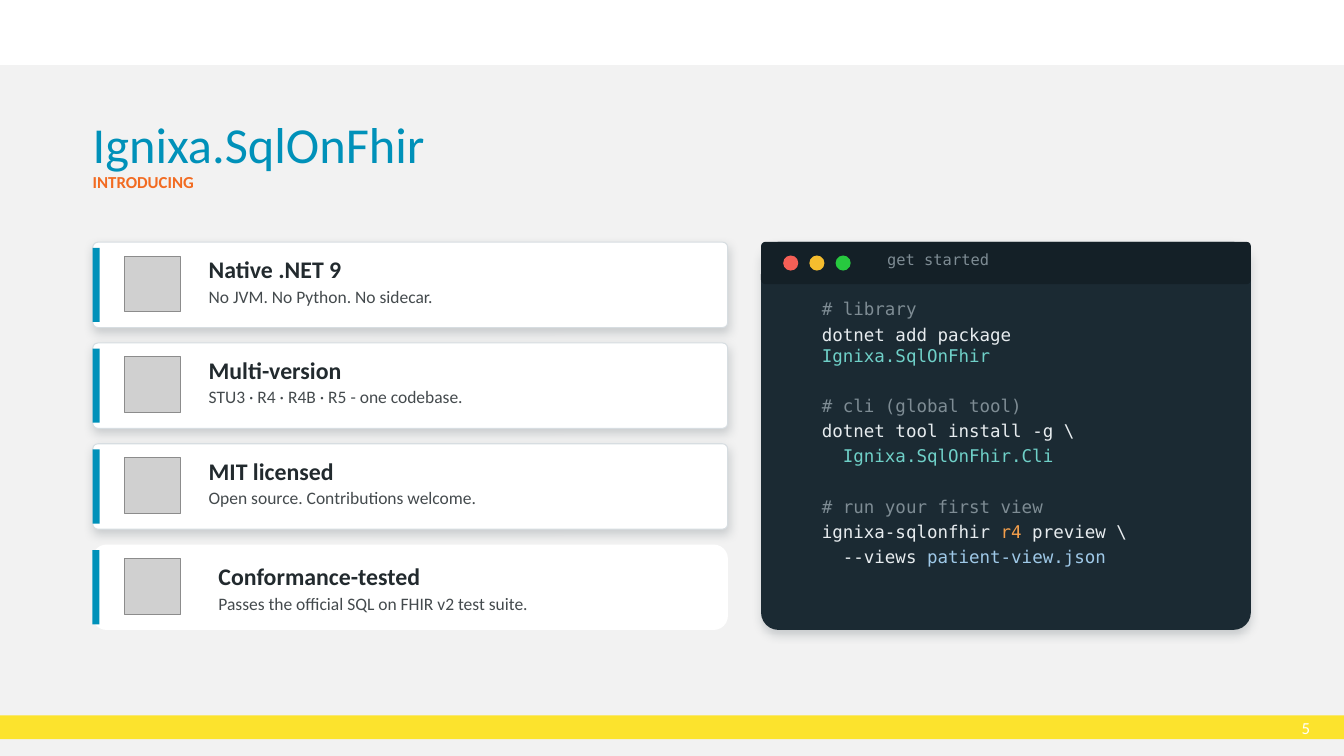
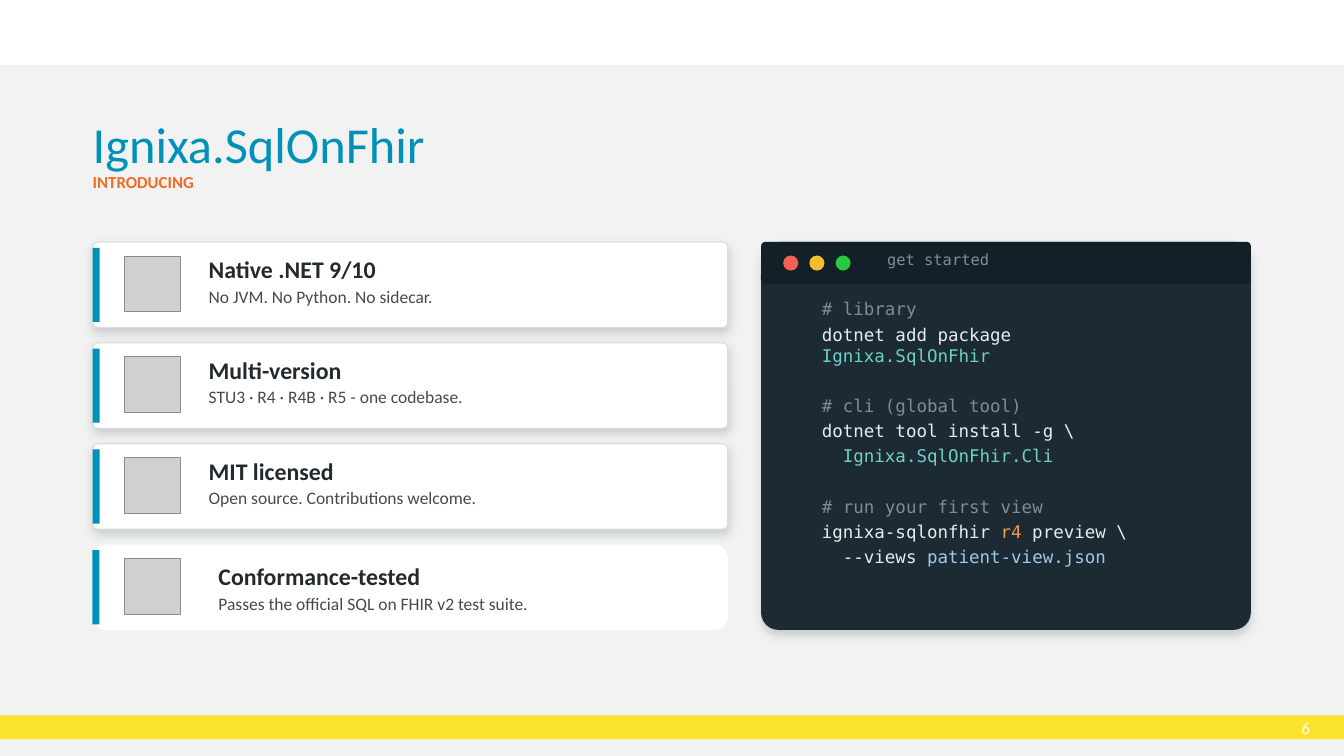
Before and after one commit to brendankowitz/FHIRDevDays2026, a slide deck: slide 6 of talks/talk1-sql-on-fhir/DD26_CT_260616_Brendan-Kowitz_SqlOnFhir.pptx (slide 5 before the commit). Drawn at 1344x756 pixels with LibreOffice and Linux fonts; fonts in the diff are those of the drawing; grey boxes stand for pictures; background and template pictures are left out. Boxes give left, top, right and bottom in pixels: in the first picture for what was removed or moved away, otherwise in the second. Text is boxed around its words. In the diff, an @@ line names an element or a change of style, - is before the commit and + after.

```diff
--- a/talks/talk1-sql-on-fhir/DD26_CT_260616_Brendan-Kowitz_SqlOnFhir.pptx
+++ b/talks/talk1-sql-on-fhir/DD26_CT_260616_Brendan-Kowitz_SqlOnFhir.pptx
@@ text at (209, 261, 375, 279): text changed @@
-Native .NET 9
+Native .NET 9/10
@@ page number at (1302, 722, 1310, 734): text changed @@
-5
+6
```
Also in this commit, not shown: 7 other slides changed, 2 slides added.
